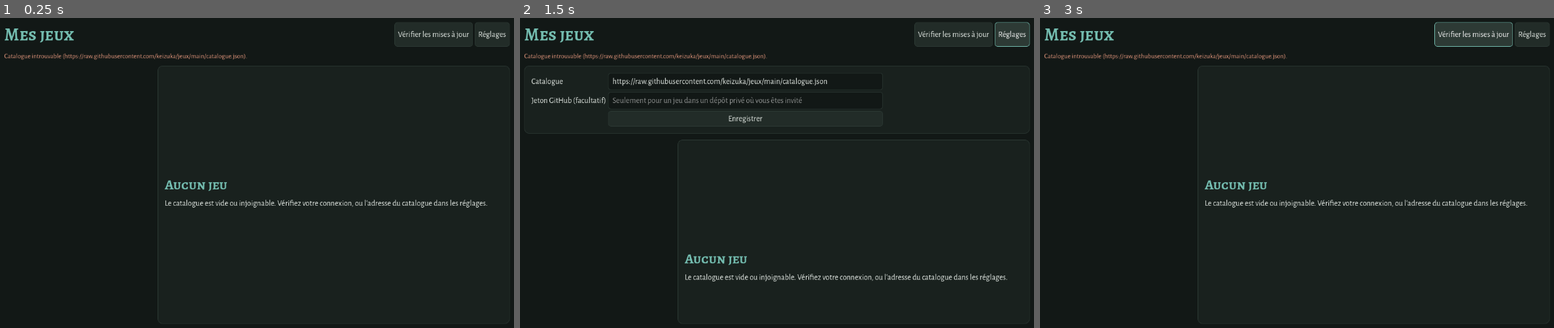
Above: before the commit, frames 1-3 (left to right).
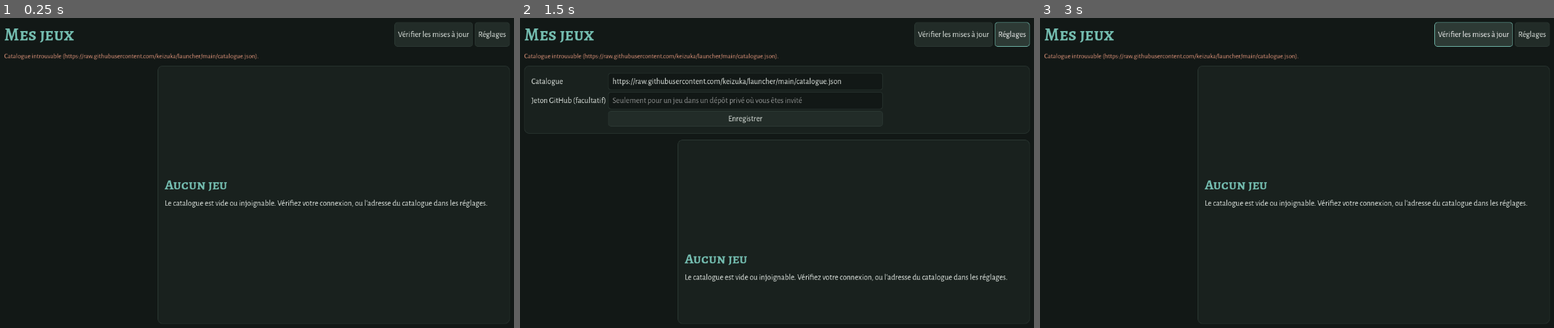
Above: after the commit, the same moments.

Repository: keizuka/launcher
Game: Godot game, scene res://scenes/launcher.tscn
Two runs of this game, one before a commit and one after it. Both use one fixed random seed, a clock stepped at 60 frames per second and the inputs below.
Inputs:
- Up to frame 1 (0.25 s): no input
- Up to frame 2 (1.5 s): click "Vérifier les mises à jour" at 0.5 s; click "Réglages" at 1.25 s
- Up to frame 3 (3 s): click "Enregistrer" at 2 s; click "Vérifier les mises à jour" at 2.75 s

The runs differ from the first frame. In frame 1, 0.1% of the frame differs, in the area x 34-51%, y 11-14%; in frame 2, 0.3%, in the area x 34-63%, y 11-22%; in frame 3, 0.1%.

Commit message:
Mise à jour du launcher par lui-même, catalogue dans ce dépôt, licences livrées
- Le launcher exporté en un seul fichier se remplace lui-même par la dernière release launcher-v*
  puis se relance ; bandeau « Nouvelle version du launcher »
- Le catalogue et les versions des jeux sont dans ce dépôt public (keizuka/launcher)
- Licences (Godot, polices, plugins) et crédits ajoutés à chaque zip publié

Co-Authored-By: Claude Opus 5.5 <noreply@anthropic.com>

Diff:
--- a/catalogue.json
+++ b/catalogue.json
@@ -1,11 +1,13 @@
 {
+	"launcher": {"depot": "keizuka/launcher", "prefixe_tag": "launcher-v",
+		"executable": {"linux": "launcher.x86_64", "windows": "launcher.exe"}},
 	"jeux": [
 		{
 			"id": "rpg-ia",
 			"nom": "RPG IA",
 			"description": "Un jeu de rôle façon D&D 5 où une IA locale est votre Maître du Jeu : il raconte, joue les PNJ et vo …(200 unchanged characters)…
 			"image": "",
-			"depot": "keizuka/jeux",
+			"depot": "keizuka/launcher",
 			"prefixe_tag": "rpg-ia-v",
 			"executable": {"linux": "rpg-ia.x86_64", "windows": "rpg-ia.exe"}
 		}
--- a/project.godot
+++ b/project.godot
@@ -6,6 +6,7 @@
 
 config/name="Launcher"
 config/description="Installe, met à jour et lance les jeux de Keizuka."
+config/version="0.1.0"
 run/main_scene="res://scenes/launcher.tscn"
 config/features=PackedStringArray("4.7", "GL Compatibility")
 
--- /dev/null
+++ b/script/auto_maj.gd
@@ -0,0 +1,84 @@
+# auto_maj.gd — Le launcher se met à jour lui-même. Il est exporté en un seul fichier (données intégrées) :
+# la nouvelle version est téléchargée, l'exécutable en cours est renommé en « .old » (permis même sous Windows
+# pour un programme lancé), la nouvelle prend sa place et est relancée ; la copie « .old » est supprimée au
+# démarrage suivant.
+class_name AutoMaj
+extends Node
+
+signal progres(fraction: float, texte: String)
+signal echec(message: String)
+
+static func version() -> String:
+	return str(ProjectSettings.get_setting("application/config/version", "0.0.0"))
+
+# Seulement pour le launcher exporté : lancé depuis Godot, il n'y a pas d'exécutable à remplacer.
+static func possible() -> bool:
+	return OS.has_feature("template")
+
+static func nettoyer() -> void:
+	if possible():
+		var ancien := OS.get_executable_path() + ".old"
+		if FileAccess.file_exists(ancien):
+			DirAccess.remove_absolute(ancien)
+
+func appliquer(v: Dictionary, executable: String, entetes: PackedStringArray, args_relance: PackedStringArray) -> void:
+	var cible := OS.get_executable_path()
+	var dossier := cible.get_base_dir()
+	# Le dossier doit être modifiable (pas Program Files sans droits, pas un dossier système).
+	var essai := dossier.path_join(".test_ecriture")
+	var f := FileAccess.open(essai, FileAccess.WRITE)
+	if f == null:
+		echec.emit("Le dossier du launcher (%s) n'est pas modifiable : déplacez-le dans vos documents, puis réessayez." % dossier)
+		return
+	f.close()
+	DirAccess.remove_absolute(essai)
+	var zip := "user://maj_launcher.zip"
+	var url: String = v["fichier"]["url"]
+	if url.begins_with("file://") or url.begins_with("/"):
+		DirAccess.copy_absolute(url.trim_prefix("file://"), ProjectSettings.globalize_path(zip))
+	else:
+		var h := HTTPRequest.new()
+		h.download_file = zip
+		h.use_threads = true
+		add_child(h)
+		var e := entetes.duplicate()
+		e.append("Accept: application/octet-stream")
+		if h.request(url, e) != OK:
+			echec.emit("Téléchargement impossible.")
+			return
+		progres.emit(0.1, "Téléchargement du launcher %s…" % v["version"])
+		var r: Array = await h.request_completed
+		h.queue_free()
+		if r[0] != HTTPRequest.RESULT_SUCCESS or r[1] != 200:
+			echec.emit("Téléchargement du launcher échoué (code %s)." % str(r[1]))
+			return
+	progres.emit(0.8, "Installation du launcher %s…" % v["version"])
+	var temp := "user://maj_launcher"
+	Installateur.supprimer_dossier(temp)
+	var err := Installateur.extraire(zip, temp)
+	DirAccess.remove_absolute(ProjectSettings.globalize_path(zip))
+	var nouveau := ProjectSettings.globalize_path(temp.path_join(executable))
+	if err != "" or not FileAccess.file_exists(nouveau):
+		echec.emit(err if err != "" else "Archive du launcher incomplète.")
+		return
+	var ancien := cible + ".old"
+	if FileAccess.file_exists(ancien):
+		DirAccess.remove_absolute(ancien)
+	if DirAccess.rename_absolute(cible, ancien) != OK:
+		echec.emit("Impossible de remplacer le launcher en cours d'exécution.")
+		return
+	if DirAccess.copy_absolute(nouveau, cible) != OK:
+		DirAccess.rename_absolute(ancien, cible)  # on remet l'ancien en place
+		echec.emit("Copie de la nouvelle version impossible.")
+		return
+	if OS.get_name() != "Windows":
+		OS.execute("chmod", ["+x", cible])
+	# Licences livrées avec la nouvelle version.
+	var lic := ProjectSettings.globalize_path(temp.path_join("licences"))
+	if DirAccess.dir_exists_absolute(lic):
+		DirAccess.make_dir_recursive_absolute(dossier.path_join("licences"))
+		for x in DirAccess.get_files_at(lic):
+			DirAccess.copy_absolute(lic.path_join(x), dossier.path_join("licences").path_join(x))
+	Installateur.supprimer_dossier(temp)
+	OS.create_process(cible, args_relance)
+	get_tree().quit()
--- a/script/catalogue.gd
+++ b/script/catalogue.gd
@@ -9,11 +9,13 @@
 
 const API := "https://api.github.com"
 
-var url_catalogue := "https://raw.githubusercontent.com/keizuka/jeux/main/catalogue.json"
+var url_catalogue := "https://raw.githubusercontent.com/keizuka/launcher/main/catalogue.json"
 var url_api := API             # remplaçable pour les tests (serveur local)
 var jeton := ""                # jeton GitHub facultatif (dépôts privés)
 var jeux: Array = []           # entrées du catalogue
 var versions := {}             # id -> {tag, version, notes, date, fichier: {nom, url, taille}}
+var lanceur := {}              # entrée « launcher » du catalogue (son propre dépôt)
+var version_lanceur := {}      # dernière version publiée du launcher pour ce système
 
 func systeme() -> String:
 	return "windows" if OS.get_name() == "Windows" else "linux"
@@ -31,10 +33,14 @@
 		termine.emit(false, "Catalogue introuvable (%s)." % url_catalogue)
 		return
 	jeux = d["jeux"]
+	lanceur = d.get("launcher", {})
 	versions.clear()
+	version_lanceur = {}
 	var depots := {}
 	for j in jeux:
 		depots[j["depot"]] = true
+	if not lanceur.is_empty():
+		depots[lanceur["depot"]] = true
 	for depot in depots:
 		var releases = await _json("%s/repos/%s/releases?per_page=100" % [url_api, depot])
 		if not releases is Array:
@@ -45,6 +51,8 @@
 				var v := derniere_version(releases, j.get("prefixe_tag", j["id"] + "-v"), systeme())
 				if not v.is_empty():
 					versions[j["id"]] = v
+		if not lanceur.is_empty() and lanceur["depot"] == depot:
+			version_lanceur = derniere_version(releases, lanceur.get("prefixe_tag", "launcher-v"), systeme())
 	termine.emit(true, "%d jeu%s, %d version%s disponible%s." % [jeux.size(), "x" if jeux.size() > 1 else "",
 		versions.size(), "s" if versions.size() > 1 else "", "s" if versions.size() > 1 else ""])
 
--- a/script/launcher.gd
+++ b/script/launcher.gd
@@ -7,6 +7,8 @@
 
 var catalogue := Catalogue.new()
 var installateur := Installateur.new()
+var auto_maj := AutoMaj.new()
+var _bandeau_maj: HBoxContainer
 var _liste: VBoxContainer
 var _etat: Label
 var _choisi := ""
@@ -30,6 +32,8 @@
 	RenderingServer.set_default_clear_color(ThemeLauncher.FOND)
 	add_child(catalogue)
 	add_child(installateur)
+	add_child(auto_maj)
+	AutoMaj.nettoyer()
 	_lire_reglages()
 	_options_ligne_de_commande()
 	_construire()
@@ -48,6 +52,14 @@
 		_maj_fiche()
 		if _auto_suivant.is_valid():
 			_auto_suivant.call())
+	auto_maj.progres.connect(func(_f: float, t: String): _etat.text = t)
+	auto_maj.echec.connect(func(m: String):
+		_etat.text = m
+		_etat.add_theme_color_override("font_color", ThemeLauncher.DANGER)
+		_maj_bandeau_launcher())
+	if "--apres-maj" in OS.get_cmdline_user_args():
+		_etat.text = "Launcher mis à jour : version %s." % AutoMaj.version()
+		print("APRES MAJ version ", AutoMaj.version())
 	_verifier()
 
 func _process(delta: float) -> void:
@@ -72,6 +84,7 @@
 	col.add_child(tete)
 	var titre := Label.new()
 	titre.text = "Mes jeux"
+	titre.tooltip_text = "Launcher version %s" % AutoMaj.version()
 	titre.theme_type_variation = "Titre"
 	titre.add_theme_font_size_override("font_size", 40)
 	tete.add_child(titre)
@@ -91,6 +104,9 @@
 	_etat.theme_type_variation = "Discret"
 	_etat.autowrap_mode = TextServer.AUTOWRAP_WORD_SMART
 	col.add_child(_etat)
+	_bandeau_maj = HBoxContainer.new()
+	_bandeau_maj.visible = false
+	col.add_child(_bandeau_maj)
 	_reglages = PanelContainer.new()
 	_reglages.visible = false
 	col.add_child(_reglages)
@@ -188,6 +204,7 @@
 	if not a_maj.is_empty():
 		_etat.text = "Mise à jour disponible : " + ", ".join(a_maj.map(func(j): return j["nom"]))
 		_etat.add_theme_color_override("font_color", ThemeLauncher.LAITON)
+	_maj_bandeau_launcher()
 	if _choisi == "" and not catalogue.jeux.is_empty():
 		_choisi = catalogue.jeux[0]["id"]
 	_maj_liste()
@@ -195,6 +212,43 @@
 	if _auto_suivant.is_valid() and not _auto_lance:
 		_auto_lance = true
 		_auto_suivant.call()
+
+# Bandeau « nouvelle version du launcher » quand le dépôt du launcher a plus récent que nous.
+func _maj_bandeau_launcher() -> void:
+	for c in _bandeau_maj.get_children():
+		c.queue_free()
+	var v: Dictionary = catalogue.version_lanceur
+	var plus_recent := not v.is_empty() and Catalogue.comparer(v["version"], AutoMaj.version()) > 0
+	_bandeau_maj.visible = plus_recent
+	if not plus_recent:
+		return
+	var l := Label.new()
+	l.text = "Nouvelle version du launcher : %s (vous avez %s)." % [v["version"], AutoMaj.version()]
+	l.add_theme_color_override("font_color", ThemeLauncher.LAITON)
+	l.size_flags_horizontal = Control.SIZE_EXPAND_FILL
+	_bandeau_maj.add_child(l)
+	var b := Button.new()
+	b.text = "Mettre à jour le launcher" if AutoMaj.possible() else "Mise à jour : téléchargez-la sur GitHub"
+	b.disabled = not AutoMaj.possible() or installateur.occupe()
+	b.pressed.connect(_mettre_a_jour_launcher)
+	_bandeau_maj.add_child(b)
+
+func _mettre_a_jour_launcher() -> void:
+	var exe: String = catalogue.lanceur.get("executable", {}).get(catalogue.systeme(), "")
+	for b in _bandeau_maj.get_children():
+		if b is Button:
+			b.disabled = true
+	# On relance avec les mêmes options (adresse du catalogue, tests), plus --apres-maj.
+	var args := PackedStringArray(["--"])
+	var a := OS.get_cmdline_user_args()
+	for i in a.size():
+		if a[i] == "--auto":
+			continue
+		if i > 0 and a[i - 1] == "--auto":
+			continue
+		args.append(a[i])
+	args.append("--apres-maj")
+	auto_maj.appliquer(catalogue.version_lanceur, exe, catalogue.entetes(), args)
 
 # "absent", "a_jour", "maj" ou "indisponible" (aucune version pour ce système)
 func _etat_jeu(id: String) -> String:
@@ -385,5 +439,8 @@
 		"desinstaller":
 			installateur.desinstaller(_choisi)
 			_etape_auto()
+		"maj_launcher":
+			print("AUTO launcher %s, publié %s" % [AutoMaj.version(), catalogue.version_lanceur.get("version", "aucun")])
+			_mettre_a_jour_launcher()  # se relance tout seul s'il y a plus récent
 		_:
 			_etape_auto()
Not shown, changed: export_presets.cfg
Not shown, added: script/auto_maj.gd.uid
Not shown, added: tools/licences/Alegreya-OFL.txt
Not shown, added: tools/licences/godot-LICENSE.txt
Not shown, changed: tools/publier_jeu.sh
